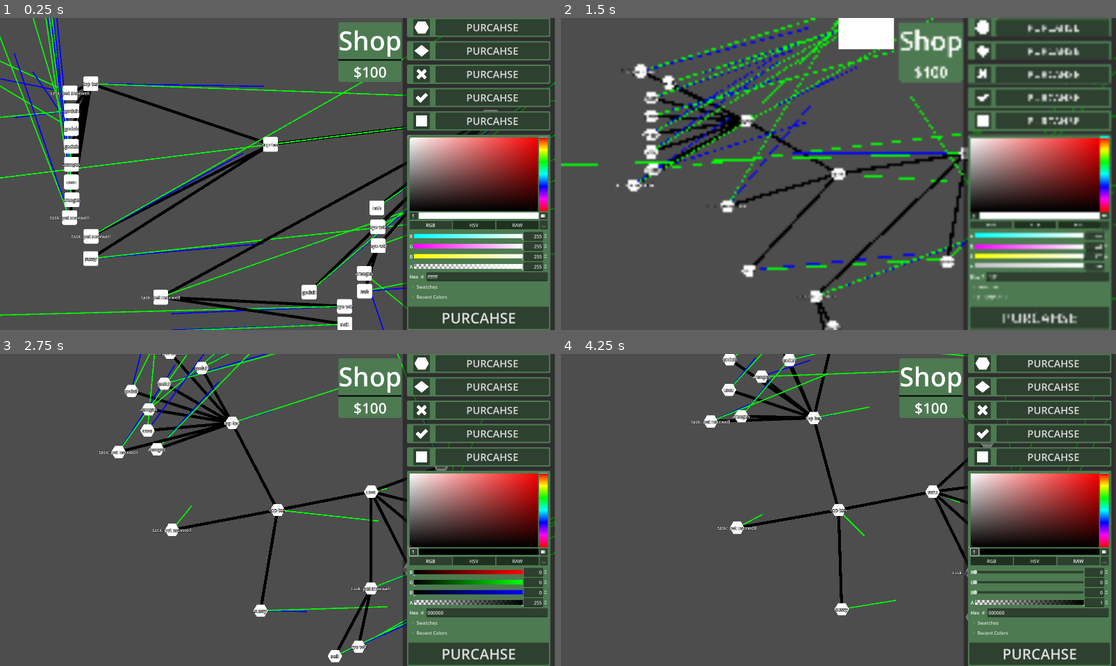
Above: before the commit, frames 1-4 (two rows, left to right).
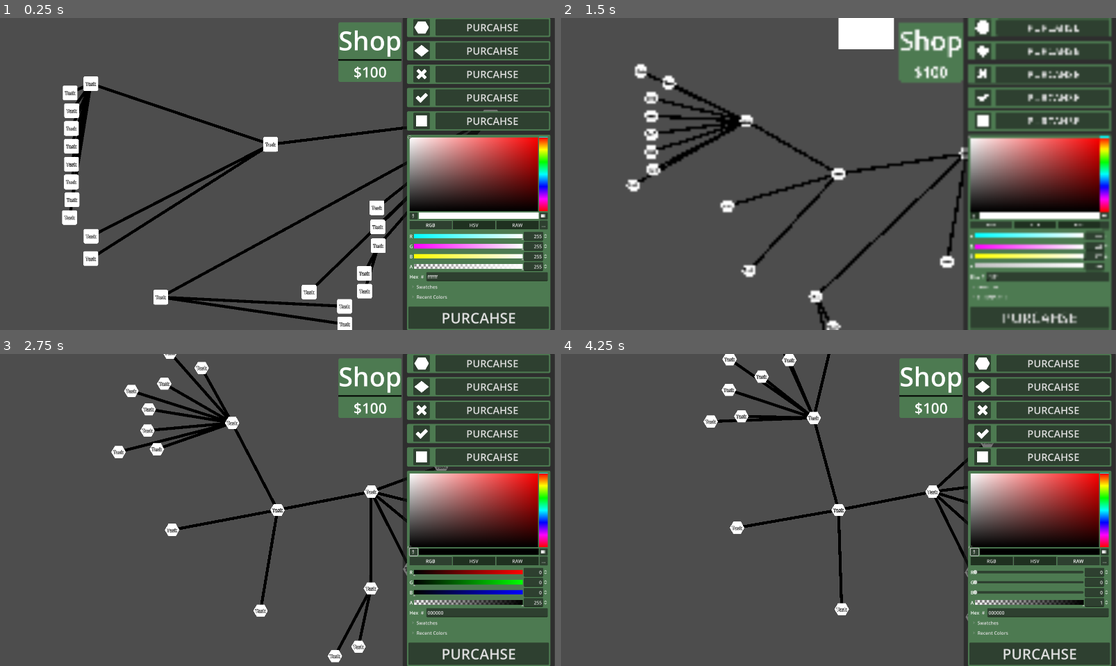
Above: after the commit, the same moments.

Repository: GenericUserIsTaken/hackpnw2024
Game: Godot game, scene res://scenes/TASK/test_playground.tscn
The game is run twice, just before and just after one commit, with the same random seed, the same clock (stepped at 60 frames per second) and the same inputs.
Inputs (mouse positions are in pixels of both pictures, inside the frame that each line leads up to):
- Up to frame 1 (0.25 s): no input
- Up to frame 2 (1.5 s): click "PURCAHSE" at 0.5 s; click (977, 214) at 1.25 s
- Up to frame 3 (2.75 s): click "RGB" at 2 s
- Up to frame 4 (4.25 s): click "HSV" at 2.75 s; click "RAW" at 3.5 s

The runs differ from the first frame. In frame 1, 4.2% of the frame differs, in the area x 0-100%, y 0-100%; in frame 2, 6.4%; in frame 3, 1.7%; in frame 4, 1.0%.

Commit message:
added splitting and deleting

Diff:
--- a/godotproject/scenes/TASK/task.gd
+++ b/godotproject/scenes/TASK/task.gd
@@ -39,8 +39,9 @@
 # Called when the node enters the scene tree for the first time.
 func _ready():
 	# temporary random names to help tell them apart
-	var names = ["amogus","sussy","goduh",":3","nah","ayo wtf","uwu","top ten","task: pet maxwell"]
-	self.changeTaskName(names.pick_random())
+	#var names = [""amogus","sussy","goduh",":3","nah","ayo wtf","uwu","top ten","task: pet maxwell"ex"]
+	#self.changeTaskName(names.pick_random())
+	self.changeTaskName("Task")
 
 	# change push ranges based on task size
 	allPushRange *= taskSize
@@ -85,31 +86,6 @@
 		state.set_linear_velocity(velo)
 		queue_redraw()
 
-"""
-# Called every frame. 'delta' is the elapsed time since the previous frame.
-func _physics_process(delta):
-	otherTasks = $Area2D.get_overlapping_areas()
-	for otherTask in otherTasks:
-		self.apply_central_force(calc_push_from(otherTask))
-	if (parentTask != null):
-		parentForce = calc_pull_to_parent()
-		self.apply_central_force(parentForce)
-
-	queue_redraw()
-
-func calc_push_from(otherTask):
-	var diffVector = (self.global_position - otherTask.global_position)
-	diffVector = diffVector.normalized() * max(0, otherTask.get_parent().maxDistanceForPush - diffVector.length())
-	diffVector *= distanceToForceBaseMultiplier * (1 - pushResistance)
-	diffVector *= otherTask.get_parent().pushWeight
-	return diffVector
-
-func calc_pull_to_parent():
-	var diffVector = (parentTask.global_position - self.global_position)
-	diffVector *= parentPullMultiplier * distanceToForceBaseMultiplier
-	diffVector *= parentTask.pushWeight
-	return diffVector
-"""
 
 func _draw():
 	# draw lines to parent
@@ -117,8 +93,8 @@
 		draw_line(Vector2(0,0), self.to_local(parentTask.global_position), Color.BLACK, 10.0)
 
 	# draw velo and accel debug
-	draw_line(Vector2(0,0), 2*velo, Color.BLUE, 4.0)
-	draw_line(Vector2(0,0), 0.5*accel, Color.GREEN, 4.0)
+	#draw_line(Vector2(0,0), 2*velo, Color.BLUE, 4.0)
+	#draw_line(Vector2(0,0), 0.5*accel, Color.GREEN, 4.0)
 
 func _on_area_2d_input_event(viewport, event, shape_idx):
 	if event is InputEventMouseButton:
--- a/godotproject/scenes/TASK/task_node.tscn
+++ b/godotproject/scenes/TASK/task_node.tscn
@@ -1,8 +1,9 @@
-[gd_scene load_steps=8 format=3 uid="uid://bemfosvxxd6d8"]
+[gd_scene load_steps=9 format=3 uid="uid://oil23nrqorjg"]
 
 [ext_resource type="Script" path="res://scenes/TASK/task.gd" id="1_1yd7e"]
 [ext_resource type="Texture2D" uid="uid://cy68a3ddd8ymp" path="res://resources/square_rounded.png" id="1_c6lgs"]
 [ext_resource type="PackedScene" uid="uid://l3gt715yj5sj" path="res://text_edit.tscn" id="3_4youe"]
+[ext_resource type="Script" path="res://scenes/TASK/slicing.gd" id="3_e0kav"]
 [ext_resource type="Script" path="res://scenes/TASK/Sprite2D.gd" id="3_u3h67"]
 
 [sub_resource type="CircleShape2D" id="CircleShape2D_y05yv"]
@@ -26,6 +27,7 @@
 script = ExtResource("3_u3h67")
 
 [node name="mouseclick" type="Area2D" parent="."]
+script = ExtResource("3_e0kav")
 
 [node name="SelfCollider2" type="CollisionShape2D" parent="mouseclick"]
 shape = SubResource("CircleShape2D_y05yv")
@@ -65,4 +67,6 @@
 offset_bottom = 544.0
 
 [connection signal="input_event" from="mouseclick" to="." method="_on_area_2d_input_event"]
+[connection signal="mouse_entered" from="mouseclick" to="mouseclick" method="_on_mouse_entered"]
+[connection signal="mouse_exited" from="mouseclick" to="mouseclick" method="_on_mouse_exited"]
 [connection signal="Submit" from="Node2D/TextEdit" to="." method="_on_text_edit_submit"]
--- a/godotproject/scenes/TASK/test_playground.tscn
+++ b/godotproject/scenes/TASK/test_playground.tscn
@@ -23,178 +23,108 @@
 
 [node name="Task" parent="tasks" instance=ExtResource("2_k8w77")]
 position = Vector2(-81, -343)
-taskname = "TextName"
 friction = 1000.0
-frictionCurve = 0.1
 taskSize = 1.5
 
 [node name="Task3" parent="tasks" node_paths=PackedStringArray("parentTask") instance=ExtResource("2_k8w77")]
 position = Vector2(-763, -242)
 parentTask = NodePath("../Task")
-taskname = "TextName"
-friction = 1.0
-frictionCurve = 0.1
-taskSize = 1.0
 
 [node name="Task15" parent="tasks" node_paths=PackedStringArray("parentTask") instance=ExtResource("2_k8w77")]
 position = Vector2(-763, -242)
 parentTask = NodePath("../Task3")
-taskname = "TextName"
-friction = 1.0
-frictionCurve = 0.1
 taskSize = 0.5
 
 [node name="Task16" parent="tasks" node_paths=PackedStringArray("parentTask") instance=ExtResource("2_k8w77")]
 position = Vector2(-763, -242)
 parentTask = NodePath("../Task3")
-taskname = "TextName"
-friction = 1.0
-frictionCurve = 0.1
 taskSize = 0.5
 
 [node name="Task17" parent="tasks" node_paths=PackedStringArray("parentTask") instance=ExtResource("2_k8w77")]
 position = Vector2(-763, -242)
 parentTask = NodePath("../Task3")
-taskname = "TextName"
-friction = 1.0
-frictionCurve = 0.1
 taskSize = 0.5
 
 [node name="Task18" parent="tasks" node_paths=PackedStringArray("parentTask") instance=ExtResource("2_k8w77")]
 position = Vector2(-763, -242)
 parentTask = NodePath("../Task3")
-taskname = "TextName"
-friction = 1.0
-frictionCurve = 0.1
 taskSize = 0.5
 
 [node name="Task19" parent="tasks" node_paths=PackedStringArray("parentTask") instance=ExtResource("2_k8w77")]
 position = Vector2(-763, -242)
 parentTask = NodePath("../Task3")
-taskname = "TextName"
-friction = 1.0
-frictionCurve = 0.1
 taskSize = 0.5
 
 [node name="Task20" parent="tasks" node_paths=PackedStringArray("parentTask") instance=ExtResource("2_k8w77")]
 position = Vector2(-763, -242)
 parentTask = NodePath("../Task3")
-taskname = "TextName"
-friction = 1.0
-frictionCurve = 0.1
 taskSize = 0.5
 
 [node name="Task21" parent="tasks" node_paths=PackedStringArray("parentTask") instance=ExtResource("2_k8w77")]
 position = Vector2(-763, -242)
 parentTask = NodePath("../Task3")
-taskname = "TextName"
-friction = 1.0
-frictionCurve = 0.1
 taskSize = 0.5
 
 [node name="Task22" parent="tasks" node_paths=PackedStringArray("parentTask") instance=ExtResource("2_k8w77")]
 position = Vector2(-763, -242)
 parentTask = NodePath("../Task3")
-taskname = "TextName"
-friction = 1.0
-frictionCurve = 0.1
 taskSize = 0.5
 
 [node name="Task7" parent="tasks" node_paths=PackedStringArray("parentTask") instance=ExtResource("2_k8w77")]
 position = Vector2(-763, -242)
 parentTask = NodePath("../Task")
-taskname = "TextName"
-friction = 1.0
-frictionCurve = 0.1
-taskSize = 1.0
 
 [node name="Task8" parent="tasks" node_paths=PackedStringArray("parentTask") instance=ExtResource("2_k8w77")]
 position = Vector2(-763, -242)
 parentTask = NodePath("../Task")
-taskname = "TextName"
-friction = 1.0
-frictionCurve = 0.1
-taskSize = 1.0
 
 [node name="Task2" parent="tasks" node_paths=PackedStringArray("parentTask") instance=ExtResource("2_k8w77")]
 position = Vector2(742, -445)
 parentTask = NodePath("../Task")
-taskname = "TextName"
-friction = 1.0
-frictionCurve = 0.1
-taskSize = 1.0
 
 [node name="Task4" parent="tasks" node_paths=PackedStringArray("parentTask") instance=ExtResource("2_k8w77")]
 position = Vector2(-521, 208)
 parentTask = NodePath("../Task2")
-taskname = "TextName"
-friction = 1.0
-frictionCurve = 0.1
 taskSize = 0.5
 
 [node name="Task5" parent="tasks" node_paths=PackedStringArray("parentTask") instance=ExtResource("2_k8w77")]
 position = Vector2(4, 208)
 parentTask = NodePath("../Task2")
-taskname = "TextName"
-friction = 1.0
-frictionCurve = 0.1
 taskSize = 0.5
 
 [node name="Task6" parent="tasks" node_paths=PackedStringArray("parentTask") instance=ExtResource("2_k8w77")]
 position = Vector2(237, 93)
 parentTask = NodePath("../Task2")
-taskname = "TextName"
-friction = 1.0
-frictionCurve = 0.1
 taskSize = 0.5
 
 [node name="Task9" parent="tasks" node_paths=PackedStringArray("parentTask") instance=ExtResource("2_k8w77")]
 position = Vector2(237, 93)
 parentTask = NodePath("../Task2")
-taskname = "TextName"
-friction = 1.0
-frictionCurve = 0.1
 taskSize = 0.5
 
 [node name="Task10" parent="tasks" node_paths=PackedStringArray("parentTask") instance=ExtResource("2_k8w77")]
 position = Vector2(237, 93)
 parentTask = NodePath("../Task2")
-taskname = "TextName"
-friction = 1.0
-frictionCurve = 0.1
 taskSize = 0.5
 
 [node name="Task11" parent="tasks" node_paths=PackedStringArray("parentTask") instance=ExtResource("2_k8w77")]
 position = Vector2(237, 93)
 parentTask = NodePath("../Task10")
-taskname = "TextName"
-friction = 1.0
-frictionCurve = 0.1
 taskSize = 0.3
 
 [node name="Task12" parent="tasks" node_paths=PackedStringArray("parentTask") instance=ExtResource("2_k8w77")]
 position = Vector2(237, 93)
 parentTask = NodePath("../Task10")
-taskname = "TextName"
-friction = 1.0
-frictionCurve = 0.1
 taskSize = 0.3
 
 [node name="Task13" parent="tasks" node_paths=PackedStringArray("parentTask") instance=ExtResource("2_k8w77")]
 position = Vector2(237, 93)
 parentTask = NodePath("../Task4")
-taskname = "TextName"
-friction = 1.0
-frictionCurve = 0.1
 taskSize = 0.3
 
 [node name="Task14" parent="tasks" node_paths=PackedStringArray("parentTask") instance=ExtResource("2_k8w77")]
 position = Vector2(237, 93)
 parentTask = NodePath("../Task4")
-taskname = "TextName"
-friction = 1.0
-frictionCurve = 0.1
 taskSize = 0.3
 
-[connection signal="changec" from="CanvasLayer/Shop" to="tasks" method="_on_shop_changec"]
 [connection signal="doit" from="CanvasLayer/Shop" to="tasks" method="_on_shop_doit"]
Not shown: 1 places in godotproject/scenes/TASK/test_playground.tscn that only renumber resources
